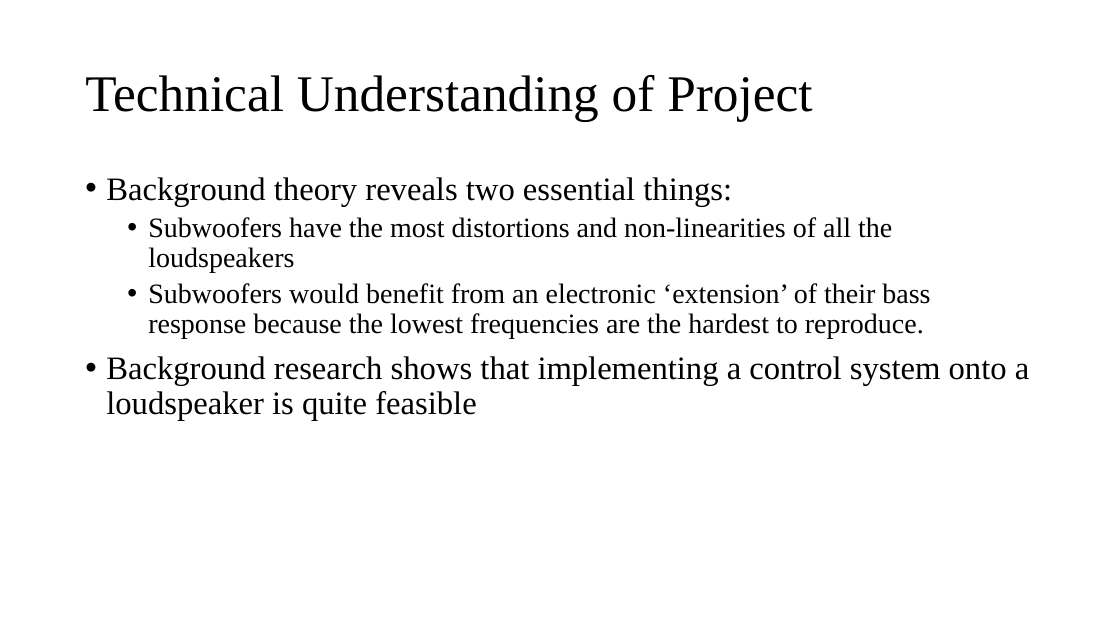
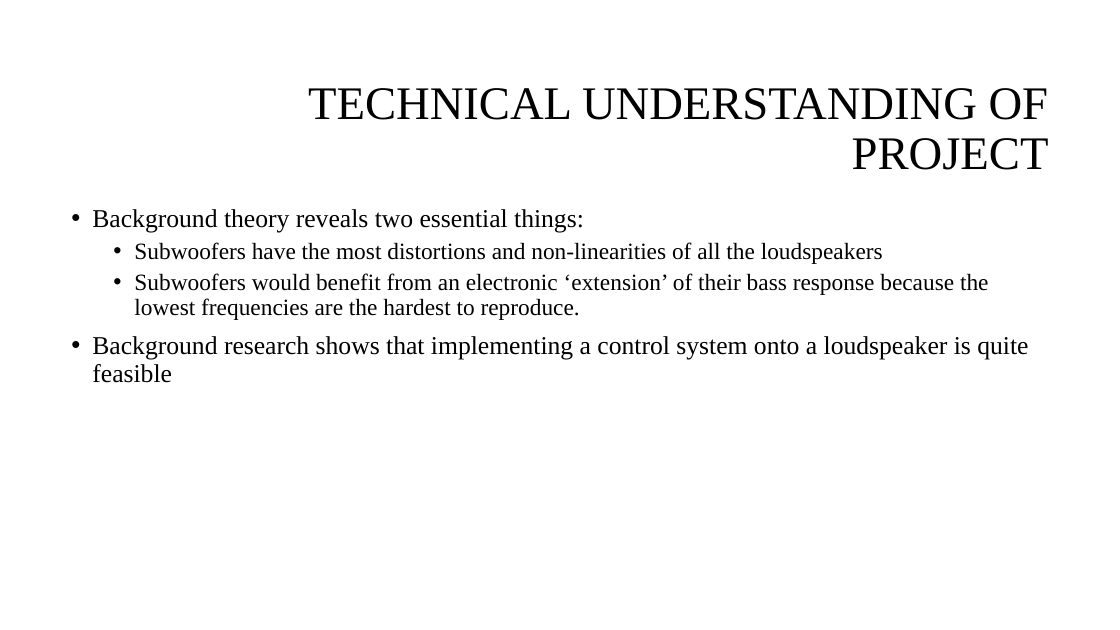
Before and after one commit to spez1998/3rd-year-project, a slide deck: slide 4 of Deliverables/2ndMarkerViva/viva_presentation.pptx. Drawn at 1120x630 pixels with LibreOffice and Linux fonts; fonts in the diff are those of the drawing; background and template pictures are left out. Boxes give left, top, right and bottom in pixels: in the first picture for what was removed or moved away, otherwise in the second. Text is boxed around its words. In the diff, an @@ line names an element or a change of style, - is before the commit and + after.

```diff
--- a/Deliverables/2ndMarkerViva/viva_presentation.pptx
+++ b/Deliverables/2ndMarkerViva/viva_presentation.pptx
@@ title at [308,88,1049,170]: text changed; size 44 to 40 pt @@
-Technical Understanding of Project
+TECHNICAL UNDERSTANDING OF PROJECT
@@ text "Background theory reveals two essential ...": place and size @@
-text "Background theory reveals two essential ..." at [106,177,1029,421]
+text "Background theory reveals two essential ..." at [92,209,1028,383]
@@ text "Background theory reveals two essential ..." at [92,209,1028,383]: size 28 to 22 pt in "Background theory reveals two essential things:", "Background research shows that implementing a control ..."; size 24 to 20 pt in "Subwoofers have the most distortions and non-linearities ...", "Subwoofers would benefit from an electronic ‘extension’ ..." @@
```
Also in this commit, not shown: 13 other slides changed, 2 slides added, 1 other file.
